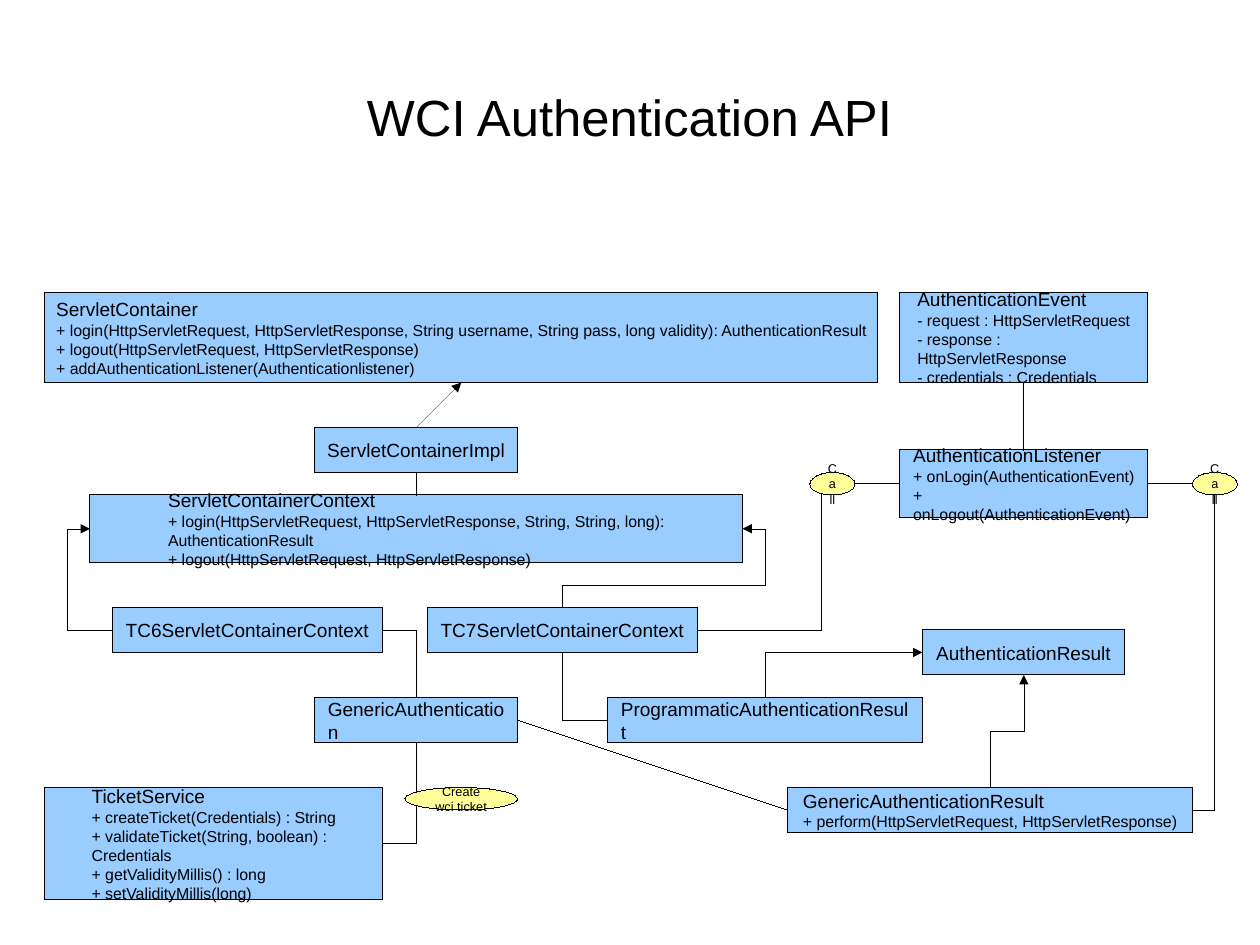
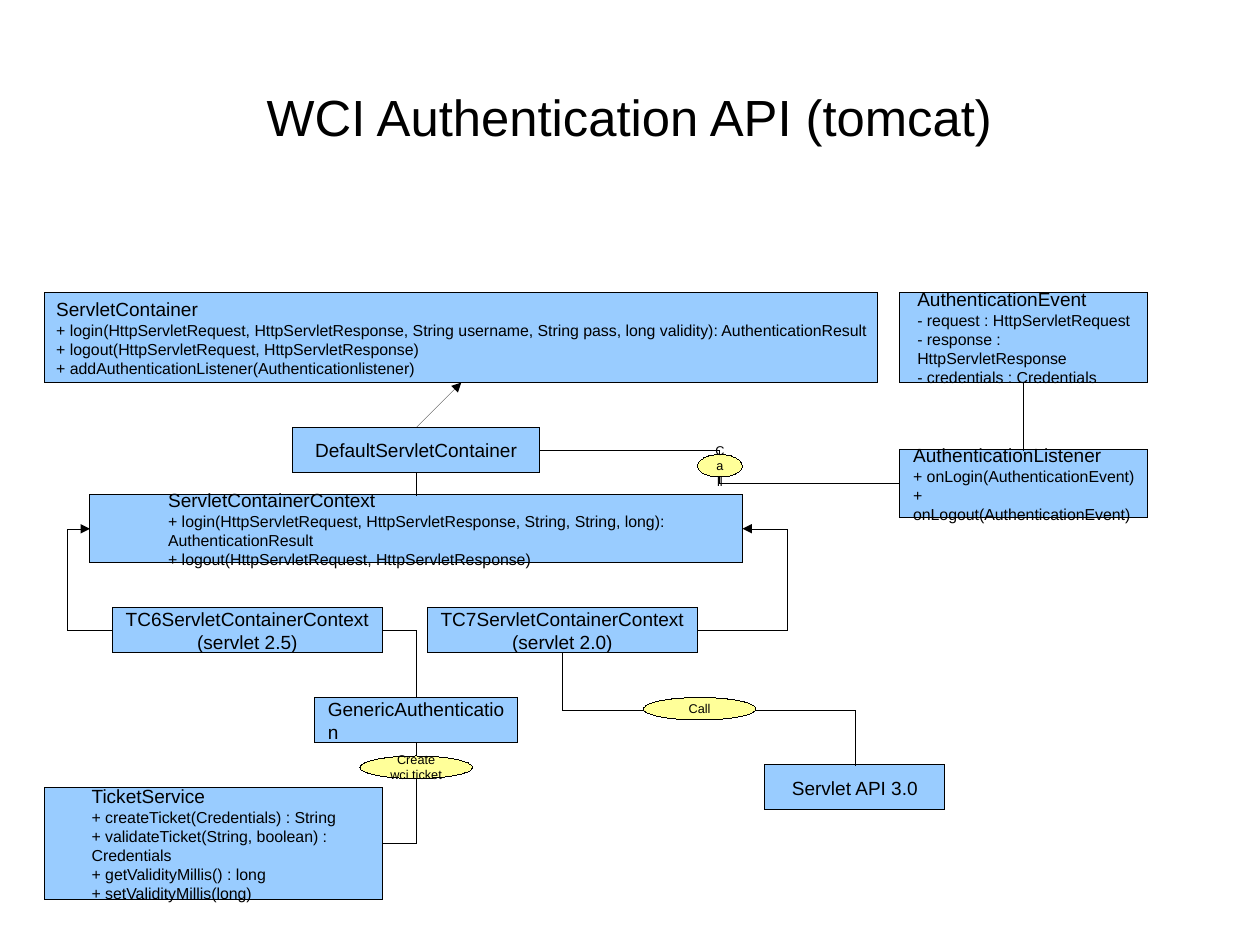
Before and after one commit to gatein/gatein-wci, a slide deck: slide 5 of wci/src/main/doc/wci-authentication.odp. Drawn at 1260x945 pixels with LibreOffice and Linux fonts; fonts in the diff are those of the drawing. Boxes give left, top, right and bottom in pixels: in the first picture for what was removed or moved away, otherwise in the second. Text is boxed around its words. In the diff, an @@ line names an element or a change of style, - is before the commit and + after.

Commit message:
GTNPORTAL-1808 : Move some code from gatein authentication (InitialeLoginServlet & ErrorLoginServlet) to wci authentication (Create WCIController)

```diff
--- a/wci/src/main/doc/wci-authentication.odp
+++ b/wci/src/main/doc/wci-authentication.odp
@@ title at [267,99,992,147]: text changed @@
-WCI Authentication API
+WCI Authentication API (tomcat)
@@ rectangle added at [293,428,541,472], fill #99CCFF, outline #000000 0 pt, 12 pt, text #000000 @@
+DefaultServletContainer
@@ rectangle removed at [316,428,518,472] @@
-ServletContainerImpl
@@ elbow arrow moved from (563, 608) - (743, 529) to (540, 450) - (900, 484) @@
@@ elbow arrow (540, 450) - (900, 484): elbow arrow to elbow line @@
@@ ellipse "Call": place and size @@
-ellipse "Call" at [811,472,855,495]
+ellipse "Call" at [697,455,742,478]
@@ elbow line removed from (1193, 811) to (1148, 484) @@
@@ elbow line moved from (697, 630) - (900, 484) to (697, 630) - (743, 529) @@
@@ elbow line (697, 630) - (743, 529): elbow line to elbow arrow @@
@@ text in rectangle at [126,612,369,627]: alignment left to centre @@
@@ text in rectangle at [441,612,684,627]: alignment left to centre @@
@@ text in rectangle at [197,635,298,653]: paragraph added @@
+(servlet 2.5)
@@ text in rectangle at [512,635,613,653]: paragraph added @@
+(servlet 2.0)
@@ elbow arrow moved from (765, 697) - (923, 653) to (563, 653) - (855, 765) @@
@@ elbow arrow (563, 653) - (855, 765): elbow arrow to elbow line @@
@@ elbow line removed from (563, 653) to (608, 720) @@
@@ rectangle removed at [923,630,1125,675] @@
-AuthenticationResult
@@ elbow arrow removed from (990, 788) to (1024, 676) @@
@@ rectangle removed at [607,697,923,742] @@
-ProgrammaticAuthenticationResult
@@ ellipse "Call": place and size @@
-ellipse "Call" at [1193,472,1237,495]
+ellipse "Call" at [644,697,756,720]
@@ line removed from (518, 720) to (788, 811) @@
@@ ellipse "Create wci ticket": place and size @@
-ellipse "Create wci ticket" at [405,788,517,811]
+ellipse "Create wci ticket" at [360,756,472,779]
@@ rectangle added at [765,765,944,810], fill #99CCFF, outline #000000 0 pt, 12 pt, text #000000 @@
+Servlet API 3.0
@@ rectangle removed at [788,788,1193,832] @@
-GenericAuthenticationResult
-+ perform(HttpServletRequest, HttpServletResponse)
```
Also in this commit, not shown: 6 other slides changed, 20 other files.
